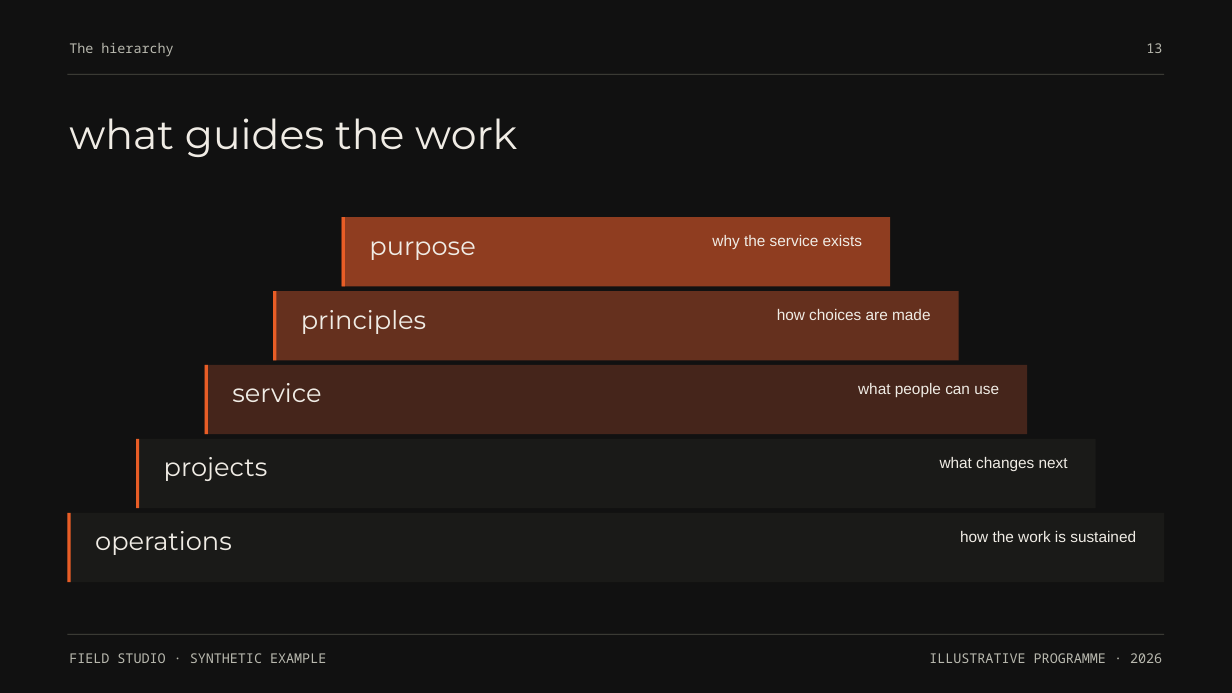
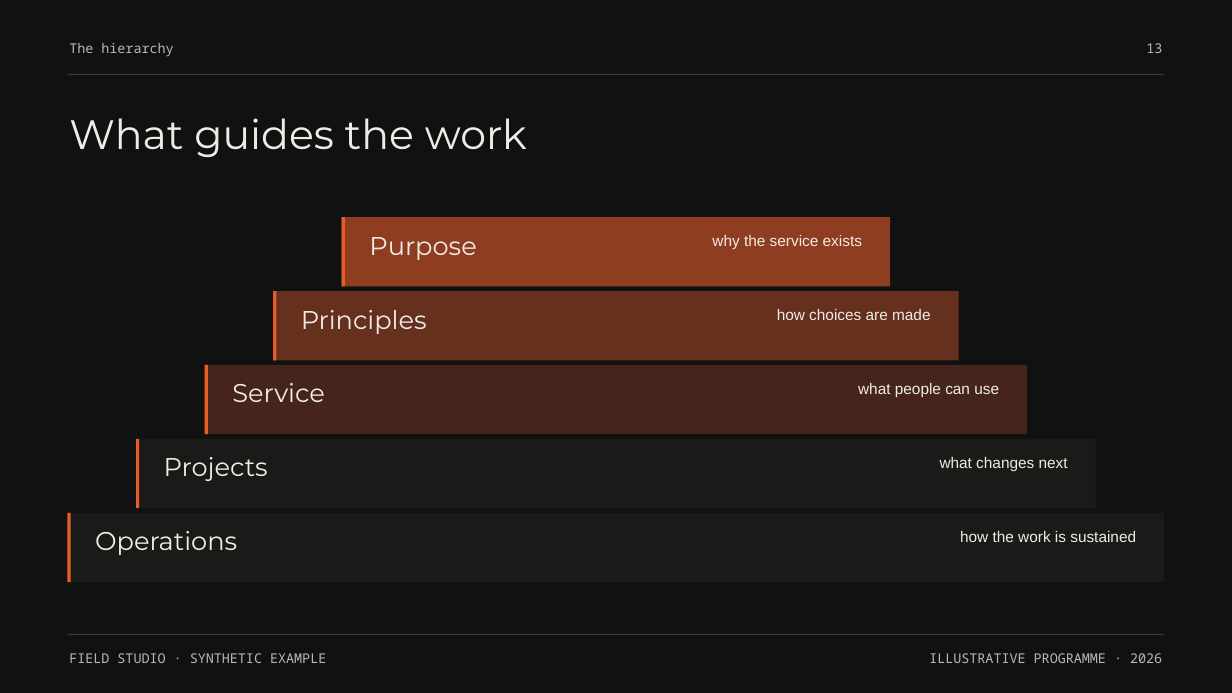
Before and after one commit to hustcer/pptx-nova, a slide deck: slide 13 of pptx-nova/assets/examples/broadside/deck.pptx. Drawn at 1232x693 pixels with LibreOffice and Linux fonts; fonts in the diff are those of the drawing. Boxes give left, top, right and bottom in pixels: in the first picture for what was removed or moved away, otherwise in the second. Text is boxed around its words. In the diff, an @@ line names an element or a change of style, - is before the commit and + after.

```diff
--- a/pptx-nova/assets/examples/broadside/deck.pptx
+++ b/pptx-nova/assets/examples/broadside/deck.pptx
@@ text at (x1=69, y1=118, x2=527, y2=157): text changed @@
-what guides the work
+What guides the work
@@ text at (x1=369, y1=237, x2=476, y2=260): text changed @@
-purpose
+Purpose
@@ text at (x1=301, y1=310, x2=427, y2=334): text changed @@
-principles
+Principles
@@ text at (x1=232, y1=383, x2=325, y2=402): text changed @@
-service
+Service
@@ text at (x1=164, y1=457, x2=268, y2=481): text changed @@
-projects
+Projects
@@ text at (x1=95, y1=531, x2=237, y2=555): text changed @@
-operations
+Operations
```
Also in this commit, not shown: 9 other slides changed, 14 other files.
